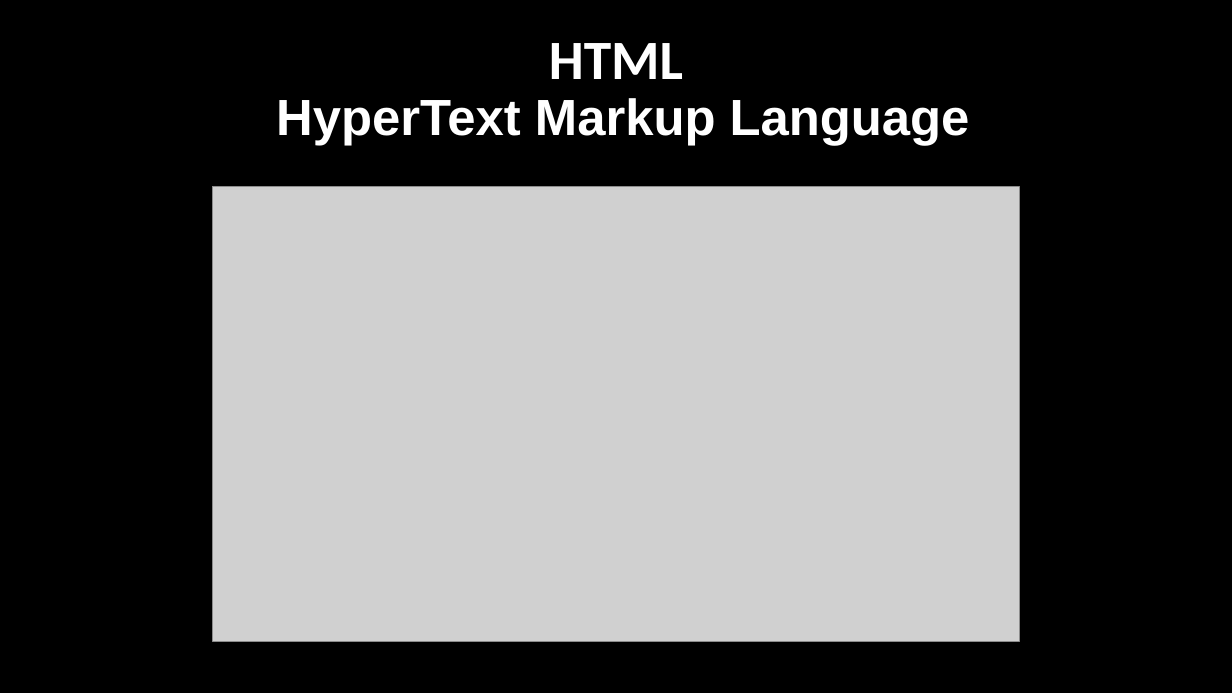
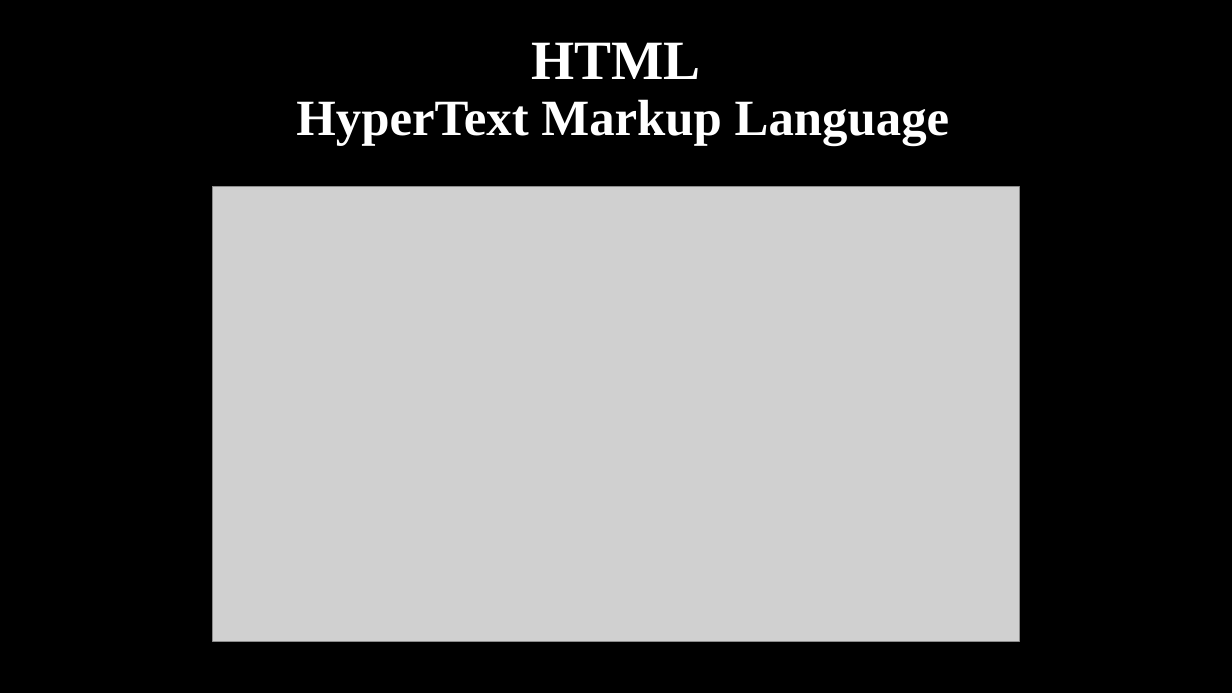
Before and after one commit to haiderIbrahem/ASPU_WEB, a slide deck: slide 15 of web.pptx. Drawn at 1232x693 pixels with LibreOffice and Linux fonts; fonts in the diff are those of the drawing; grey boxes stand for pictures. Boxes give left, top, right and bottom in pixels: in the first picture for what was removed or moved away, otherwise in the second. Text is boxed around its words. In the diff, an @@ line names an element or a change of style, - is before the commit and + after.

```diff
--- a/web.pptx
+++ b/web.pptx
@@ title "HTML HyperText Markup Language" at [296, 42, 950, 146]: font Calibri to Times New Roman in "HTML"; font Arial to Times New Roman in "HyperText Markup Language" @@
```
Also in this commit, not shown: 13 other slides changed, 11 slides added, 1 other file.
